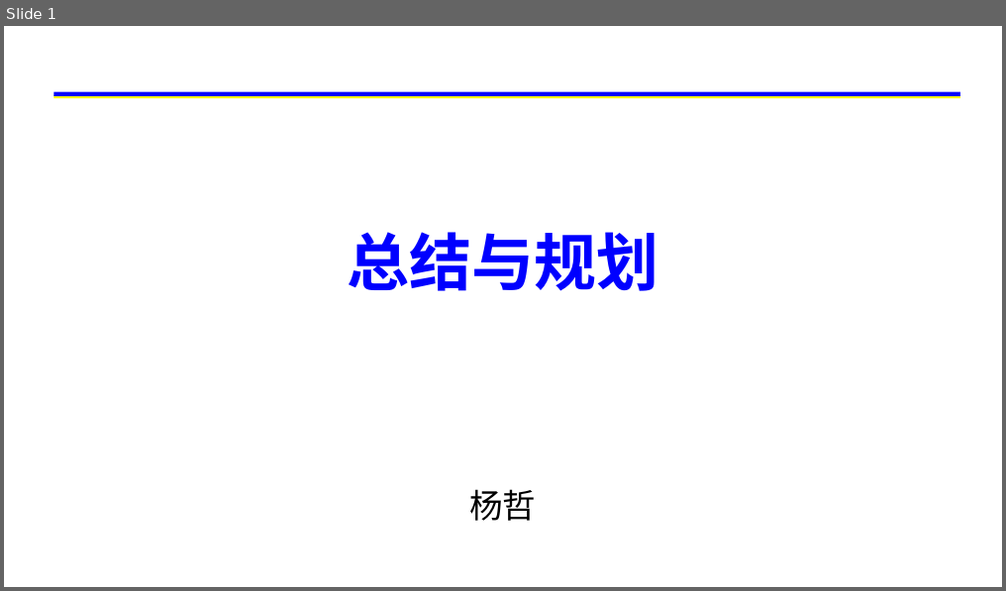
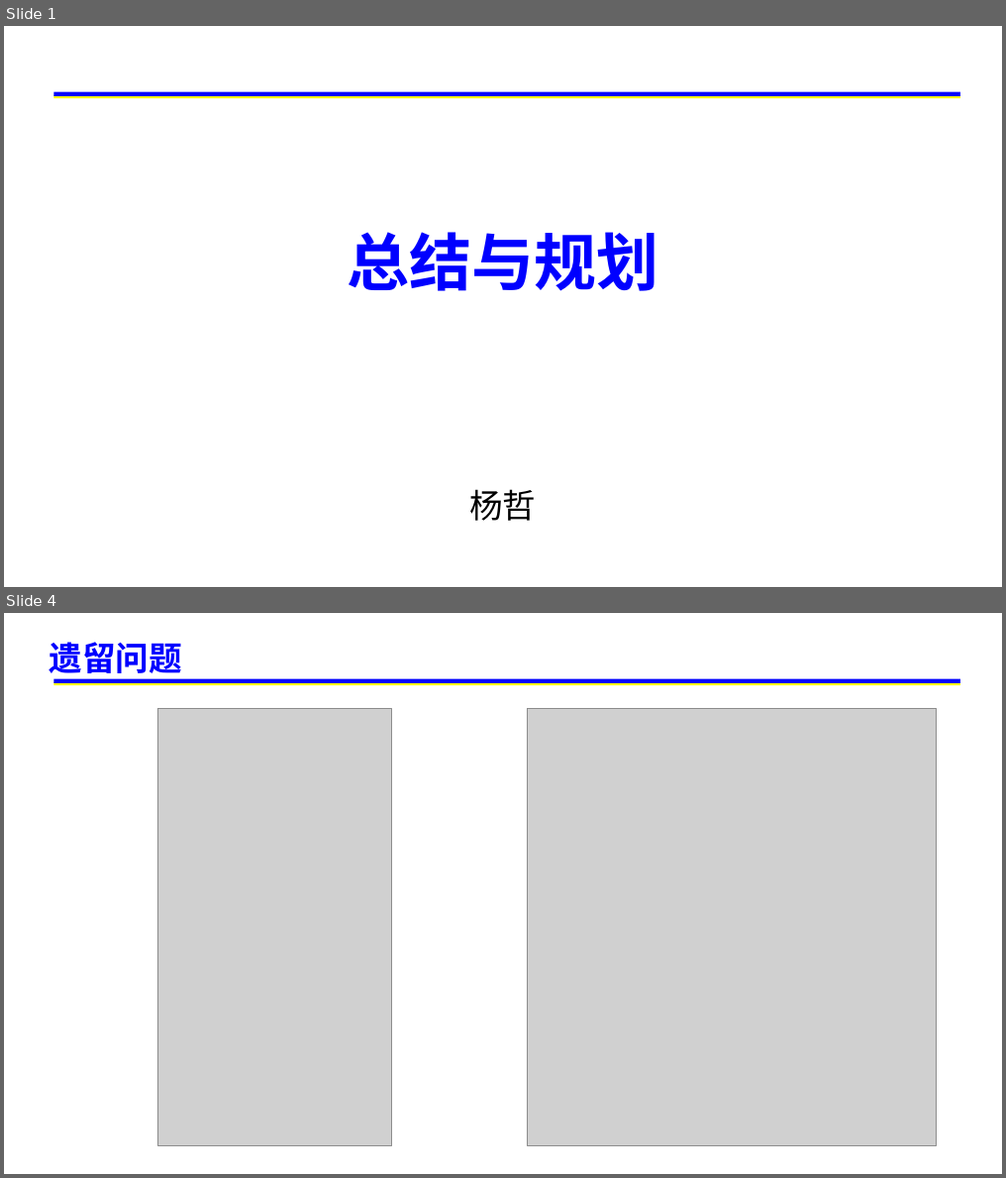
Before and after one commit to yangzhe0/PostGraduate, a slide deck: 寒假规划.pptx. Shown one above the other, each under a label of ours: slide 1 before the commit, slides 1 and 4 after it; the slides between them are not shown. The pictures are 1006x591 and 1006x1178 pixels, drawn with LibreOffice and Linux fonts; fonts in the diff are those of the drawing; grey boxes stand for pictures; background and template pictures are left out. Boxes give left, top, right and bottom in pixels: in the first picture for what was removed or moved away, otherwise in the second. Text is boxed around its words. In the diff, an @@ line names an element or a change of style, - is before the commit and + after.

```diff
--- a/寒假规划.pptx
+++ b/寒假规划.pptx
@@ slide 4 added at [4,613,1002,1174], background #FFFFFF; not listed: 2 template elements that a slide beside it also shows @@
@@ title added at [50,642,182,679], 32 pt, text #0000FF, bold @@
+遗留问题
@@ picture added at [157,708,391,1146] @@
@@ picture added at [527,708,936,1146] @@
```
Also in this commit, not shown: 1 slide changed, 3 other slides added.
